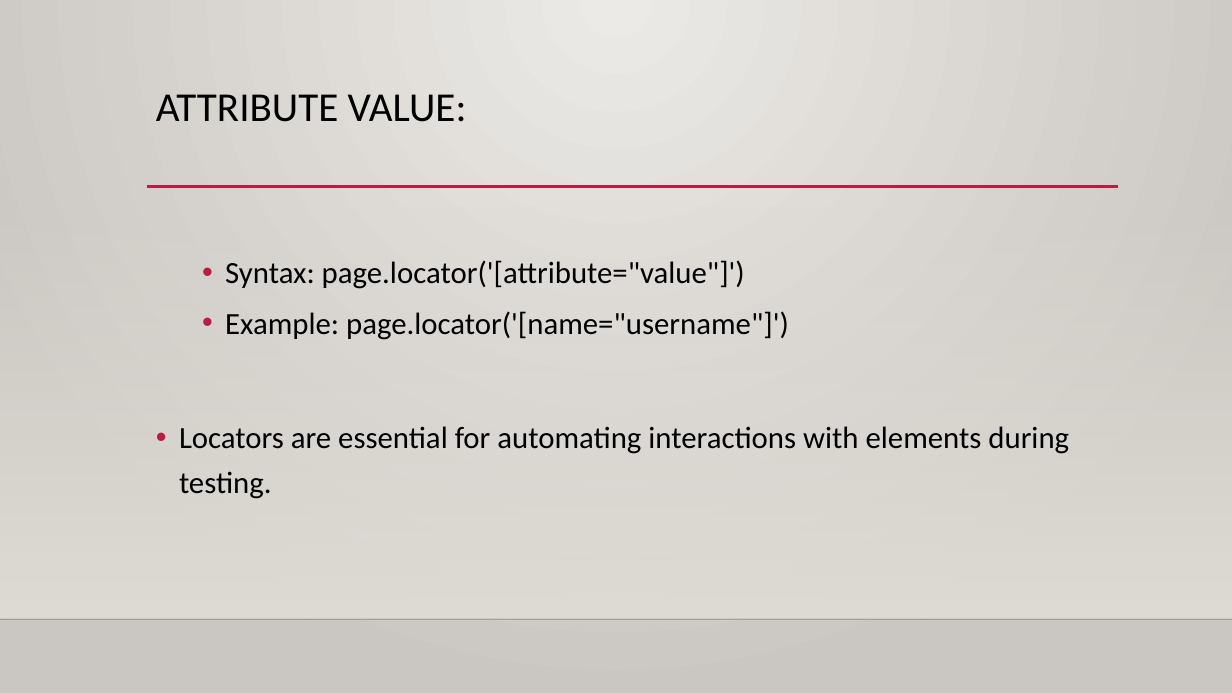
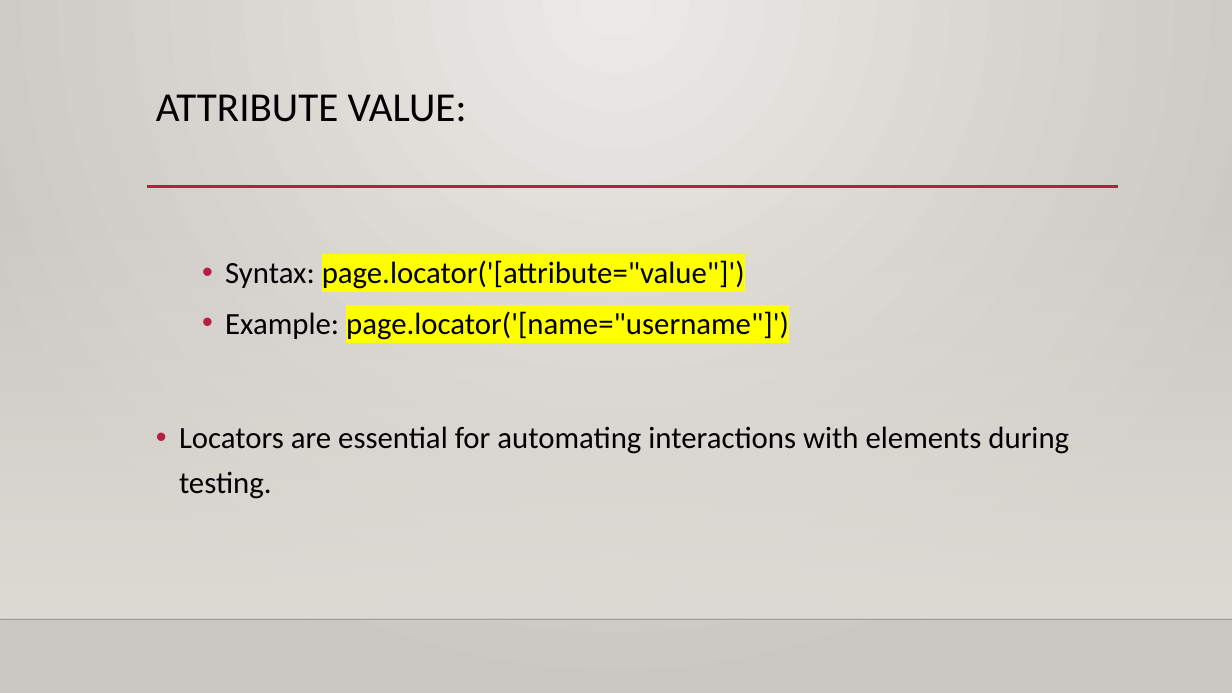
Before and after one commit to satmaramani/playwright, a slide deck: slide 13 of Playwright Automation training PPT.pptx. Drawn at 1232x693 pixels with LibreOffice and Linux fonts; fonts in the diff are those of the drawing; background and template pictures are left out. Boxes give left, top, right and bottom in pixels: in the first picture for what was removed or moved away, otherwise in the second. Text is boxed around its words. In the diff, an @@ line names an element or a change of style, - is before the commit and + after.

```diff
--- a/Playwright Automation training PPT.pptx
+++ b/Playwright Automation training PPT.pptx
@@ text at [225, 260, 789, 340]: highlight none to #FFFF00 in "page.locator('[attribute="value"]')", "page.locator('[name="username"]')" @@
```
Also in this commit, not shown: 15 other slides changed, 5 other files.
